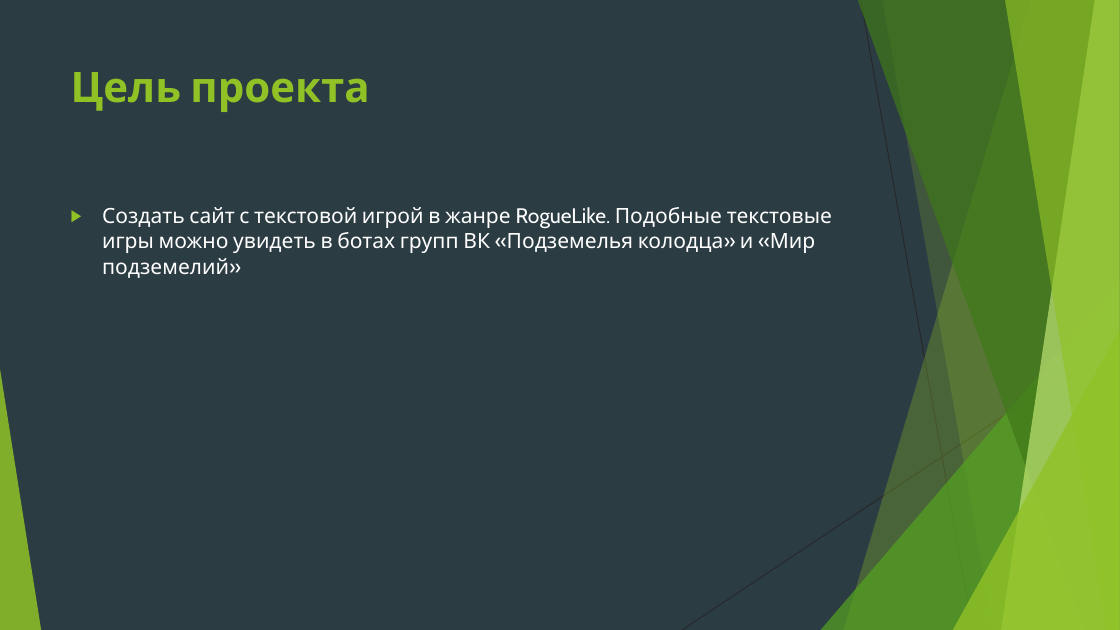
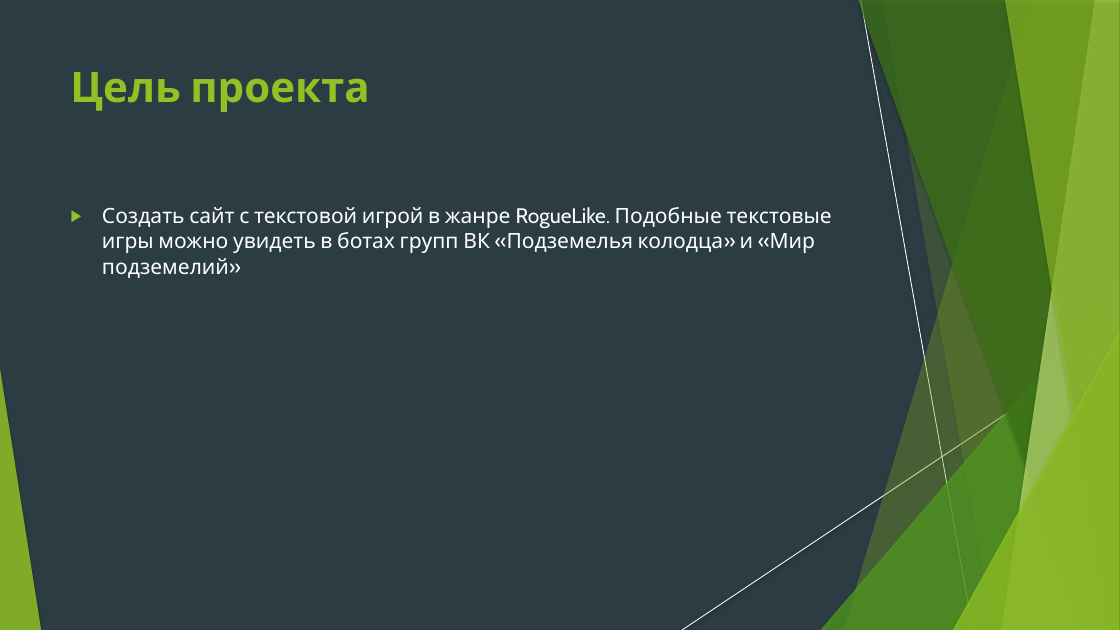
Before and after one commit to Vegoram/Roguelike-Site-Game, a slide deck: slide 2 of презентация.pptx. Drawn at 1120x630 pixels with LibreOffice and Linux fonts; fonts in the diff are those of the drawing. Boxes give left, top, right and bottom in pixels: in the first picture for what was removed or moved away, otherwise in the second. Text is boxed around its words. In the diff, an @@ line names an element or a change of style, - is before the commit and + after.

```diff
--- a/презентация.pptx
+++ b/презентация.pptx
@@ line (861, 0) - (973, 630): stroke #262626 0.75 pt to #FFFFFF 0.74 pt @@
@@ freeform shape at [882, 0, 1120, 630]: shadow on; outline redrawn @@
@@ text "Создать сайт с текстовой игрой ..." at [102, 207, 832, 278]: indent changed @@
@@ line (1120, 339) - (682, 630): stroke #262626 0.75 pt to #FFFFFF 0.74 pt @@
@@ shadow on in 6 elements at [844, 0, 1120, 630], [821, 280, 1120, 630], [858, 0, 1120, 630], [1002, 0, 1120, 630], [1005, 0, 1120, 630], [953, 330, 1120, 630] @@
```
Also in this commit, not shown: 8 other slides changed, 1 slide added.
